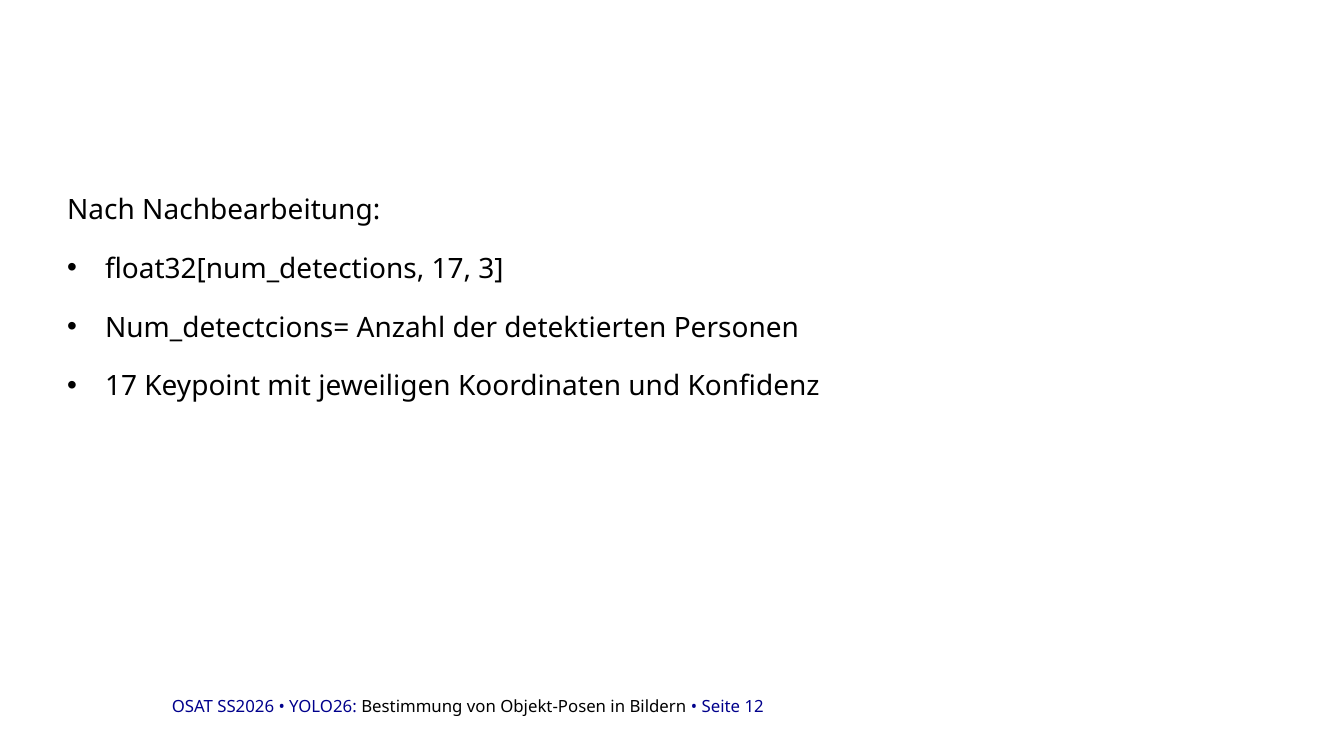
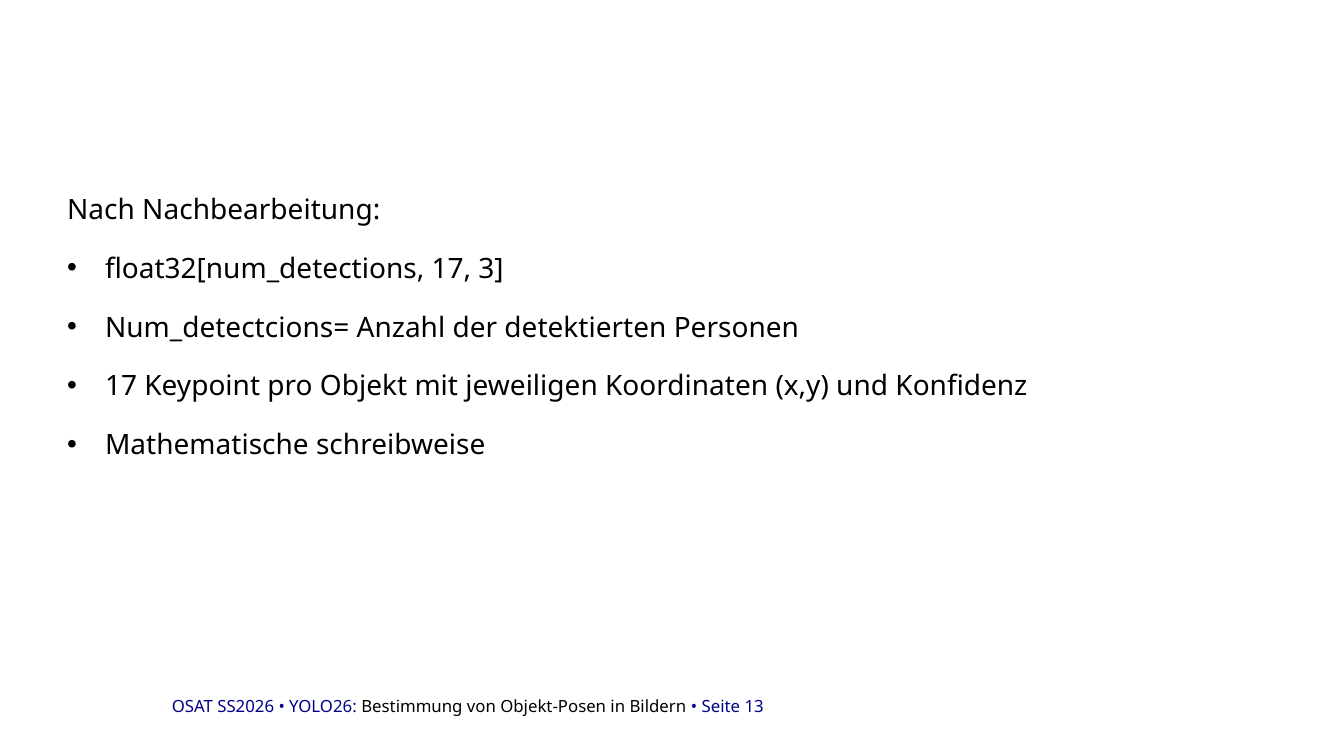
Before and after one commit to danhcon123/yolo_pose_estimation, a slide deck: slide 13 of docu/Zwischen Präsentation_backup.pptx (slide 12 before the commit). Drawn at 1344x756 pixels with LibreOffice and Linux fonts; fonts in the diff are those of the drawing; background and template pictures are left out. Boxes give left, top, right and bottom in pixels: in the first picture for what was removed or moved away, otherwise in the second. Text is boxed around its words. In the diff, an @@ line names an element or a change of style, - is before the commit and + after.

```diff
--- a/docu/Zwischen Präsentation_backup.pptx
+++ b/docu/Zwischen Präsentation_backup.pptx
@@ text at (105,373,1027,455): text changed @@
-• 17 Keypoint mit jeweiligen Koordinaten und Konfidenz
+• 17 Keypoint pro Objekt mit jeweiligen Koordinaten (x,y) und Konfidenz
+• Mathematische schreibweise
@@ text at (172,699,764,716): text changed @@
-OSAT SS2026 • YOLO26: Bestimmung von Objekt-Posen in Bildern • Seite 12
+OSAT SS2026 • YOLO26: Bestimmung von Objekt-Posen in Bildern • Seite 13
```
Also in this commit, not shown: 2 other slides changed, 1 slide added.
